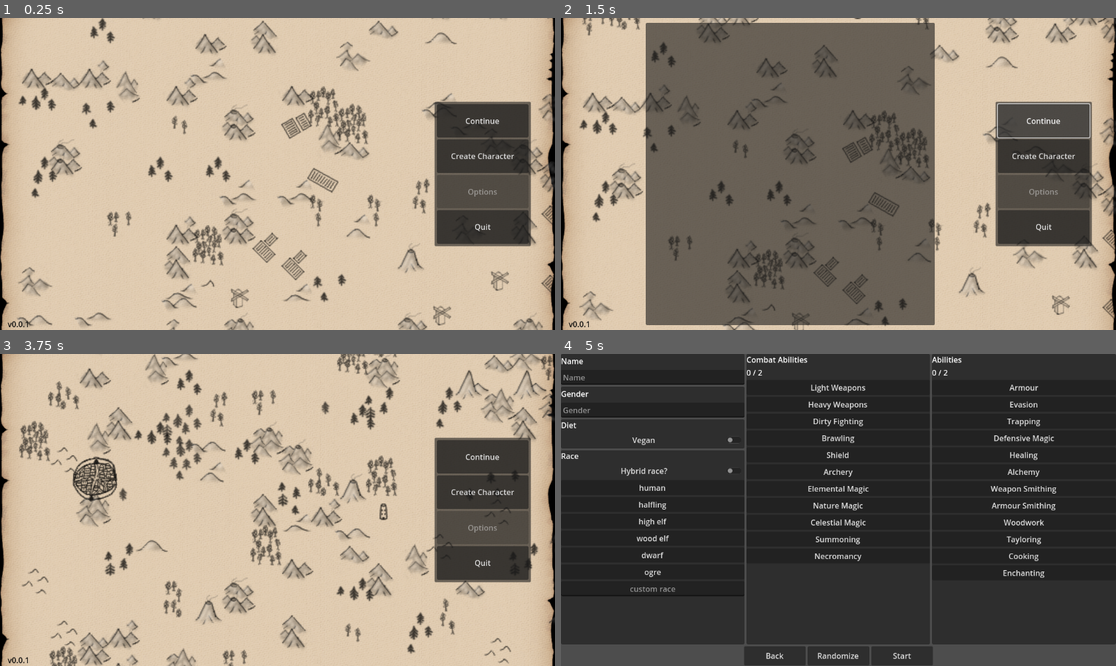
Above: before the commit, frames 1-4 (two rows, left to right).
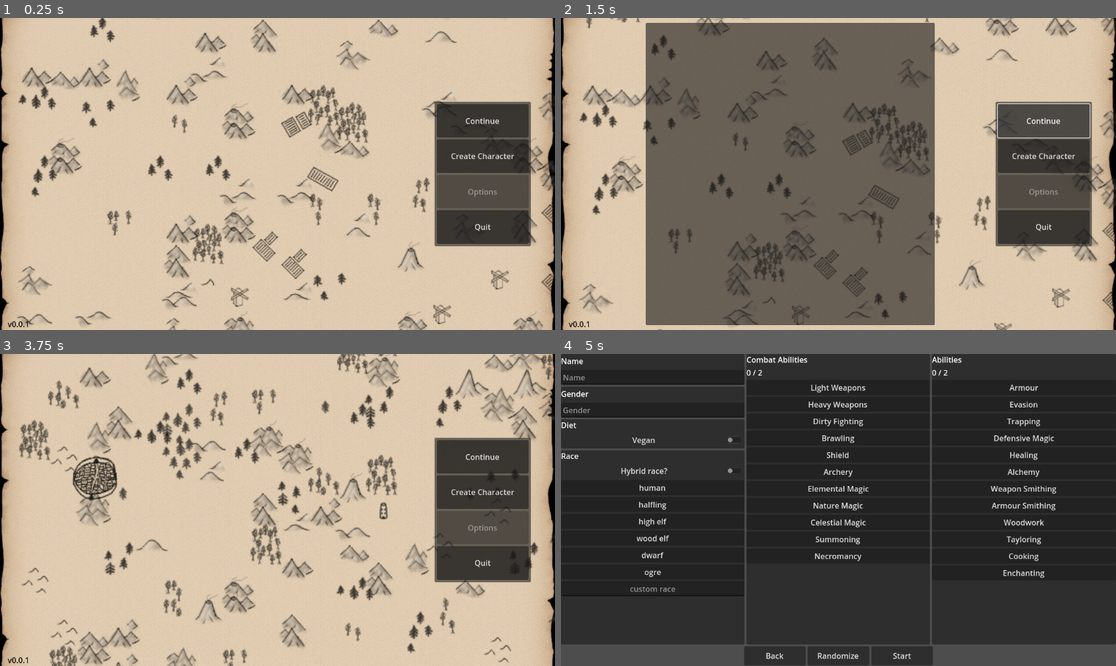
Above: after the commit, the same moments.

Repository: V-ktor/RNG-quest
Game: Godot game, scene res://gui/menu.tscn
Same seed, same stepped clock (60 frames per second), same inputs: the game is played once before the commit and once after it.
Inputs (mouse positions are in pixels of both pictures, inside the frame that each line leads up to):
- Up to frame 1 (0.25 s): no input
- Up to frame 2 (1.5 s): click "Continue" at 0.5 s; click "Continue" at 1.25 s
- Up to frame 3 (3.75 s): click "Create Character" at 2 s; click (94, 375) at 2.77 s; type "Alex" at 2.85 s; click (94, 410) at 3 s; type "12" at 3.08 s; click (94, 588) at 3.23 s; type "12" at 3.32 s; click "Back" at 3.5 s
- Up to frame 4 (5 s): click "Create Character" at 4.25 s

The runs differ from the first frame. In frame 1, 6.2% of the frame differs, in the area x 3-100%, y 0-100%; in frame 2, 9.4%; in frame 3, 5.4%; in frame 4, nothing differs.

Commit message:
Remove off-screen title map tiles and slightly reduce scroll speed.

Diff:
--- a/gui/menu.gd
+++ b/gui/menu.gd
@@ -1,6 +1,6 @@
 extends Node
 
-const MAP_SCROLL_SPEED = 40.0
+const MAP_SCROLL_SPEED = 30.0
 
 var characters:= []
 var main:= preload("res://gui/main.tscn")
@@ -15,9 +15,10 @@
 
 func update_tile_map():
 	for k in range(0,15):
+		var pos:= Vector2i(k, tile_map_line)
+		tile_map.set_cell(0, pos+Vector2i(0,35), -1)
 		if randf()<0.5:
 			continue
-		var pos:= Vector2i(k, tile_map_line)
 		var source:= int(randf_range(1,8.5))
 		var p: Vector2i = [Vector2i(-1,0),Vector2i(1,0),Vector2i(0,-1),Vector2i(0,1)].pick_random()
 		if tile_map.get_cell_source_id(0, pos+p)>=0:
